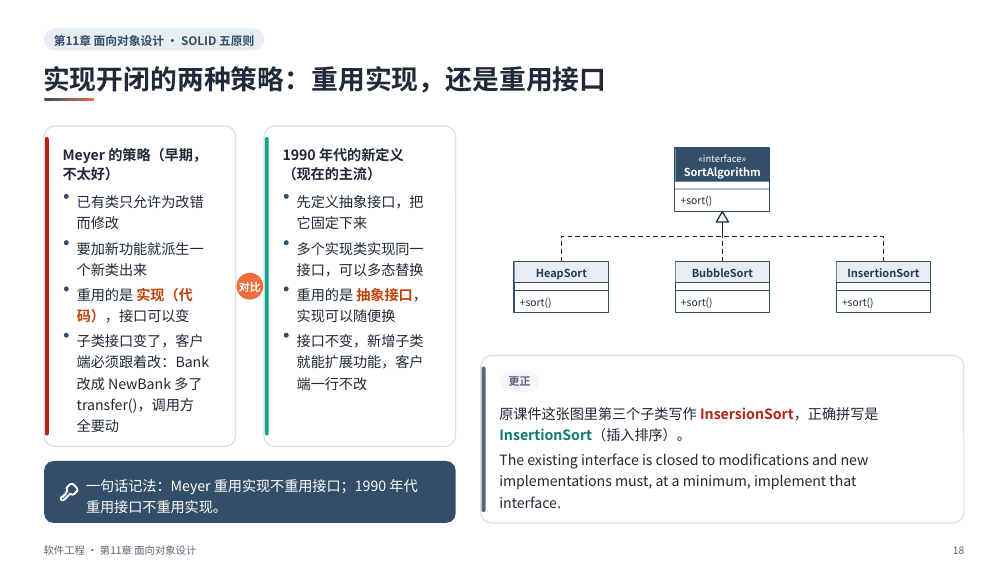
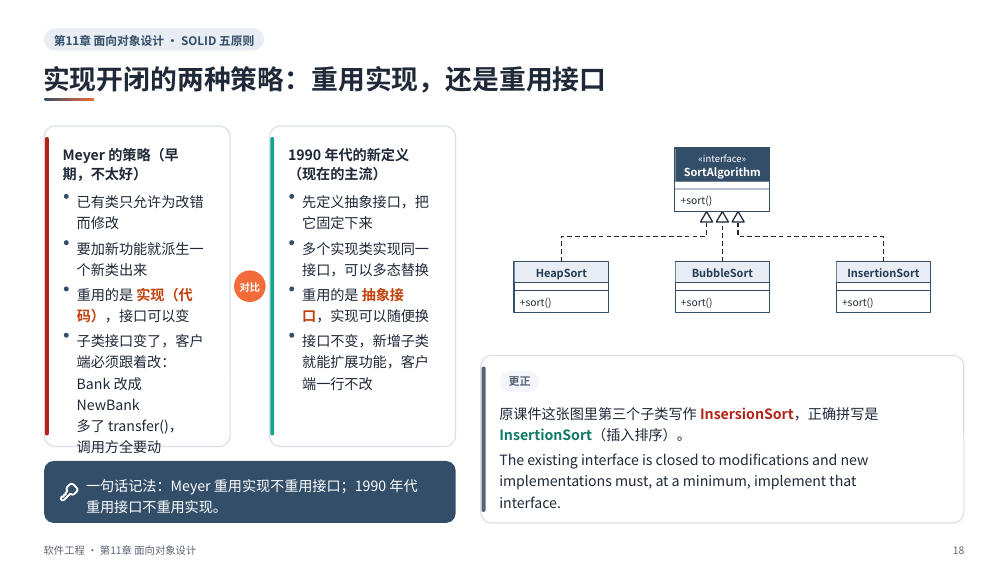
Before and after one commit to sweetcornna/JLU-remake, a slide deck: slide 18 of 大三上/软件工程/重制版PPT/第11章 面向对象设计（重制版）.pptx. Drawn at 1008x567 pixels with LibreOffice and Linux fonts; fonts in the diff are those of the drawing. Boxes give left, top, right and bottom in pixels: in the first picture for what was removed or moved away, otherwise in the second. Text is boxed around its words. In the diff, an @@ line names an element or a change of style, - is before the commit and + after.

```diff
--- a/大三上/软件工程/重制版PPT/第11章 面向对象设计（重制版）.pptx
+++ b/大三上/软件工程/重制版PPT/第11章 面向对象设计（重制版）.pptx
@@ rounded rectangle: place and size @@
-rounded rectangle at box(44, 126, 235, 447)
+rounded rectangle at box(44, 126, 230, 447)
@@ rounded rectangle at box(44, 126, 230, 447): proportions changed @@
@@ text at box(63, 148, 179, 181): spaces changed @@
-Meyer 的策略（早期，
-不太好）
+Meyer 的策略（早
+期，不太好）
@@ rounded rectangle at box(270, 126, 456, 447): proportions changed @@
@@ rounded rectangle: place and size @@
-rounded rectangle at box(264, 126, 455, 447)
+rounded rectangle at box(270, 126, 456, 447)
@@ freeform shape: place and size @@
-freeform shape at box(561, 222, 722, 262)
+freeform shape at box(561, 222, 706, 262)
@@ freeform shape added at box(701, 212, 713, 222), fill #FFFFFF, outline #1F2937 1.2 pt @@
@@ freeform shape at box(723, 222, 724, 262): outline redrawn @@
@@ freeform shape added at box(732, 212, 744, 222), fill #FFFFFF, outline #1F2937 1.2 pt @@
@@ freeform shape: place and size @@
-freeform shape at box(723, 222, 884, 262)
+freeform shape at box(738, 222, 883, 262)
@@ text "对比" at box(240, 282, 261, 292): size 10.5 to 9.8 pt @@
@@ text at box(302, 288, 429, 323): spaces changed @@
-重用的是 抽象接口，
-实现可以随便换
+重用的是 抽象接
+口，实现可以随便换
@@ text at box(77, 334, 204, 453): spaces changed @@
-子类接口变了，客户
-端必须跟着改：Bank
-改成 NewBank 多了
-transfer()，调用方
-全要动
+子类接口变了，客户
+端必须跟着改：
+Bank 改成 NewBank
+多了 transfer()，
+调用方全要动
@@ 4 texts, 4 ellipses, 1 rounded rectangle: place and size @@
-4 texts, 4 ellipses, 1 rounded rectangle at box(265, 137, 424, 436)
+4 texts, 4 ellipses, 1 rounded rectangle at box(271, 137, 429, 436)
```
Also in this commit, not shown: 25 other slides changed, 3 other files.
